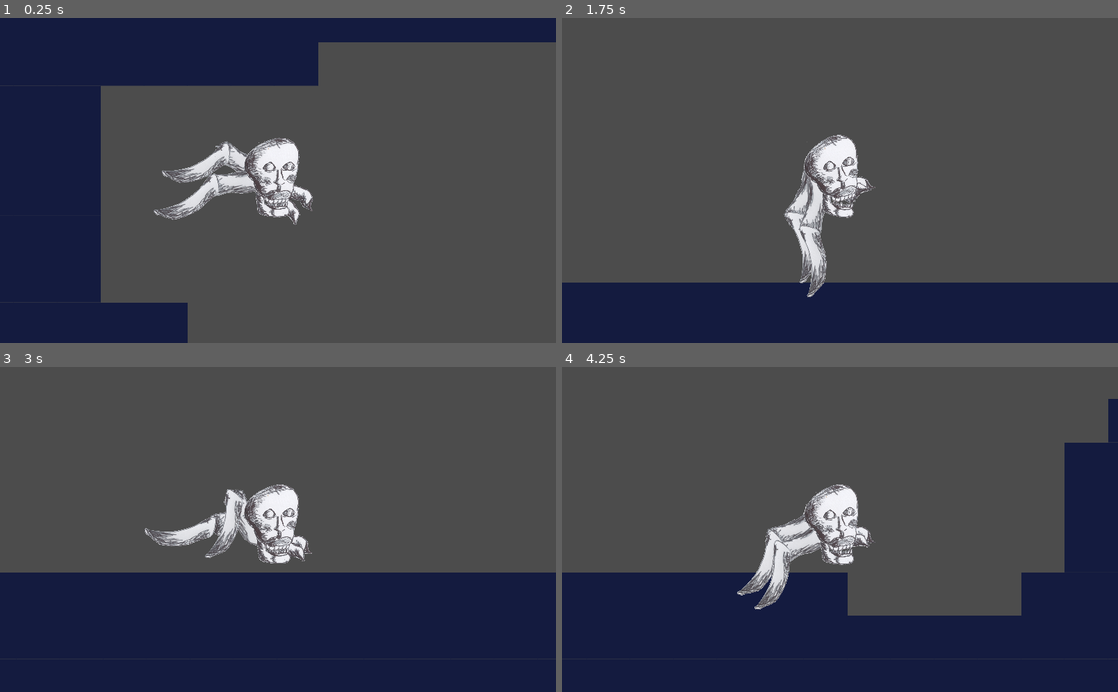
Above: before the commit, frames 1-4 (two rows, left to right).
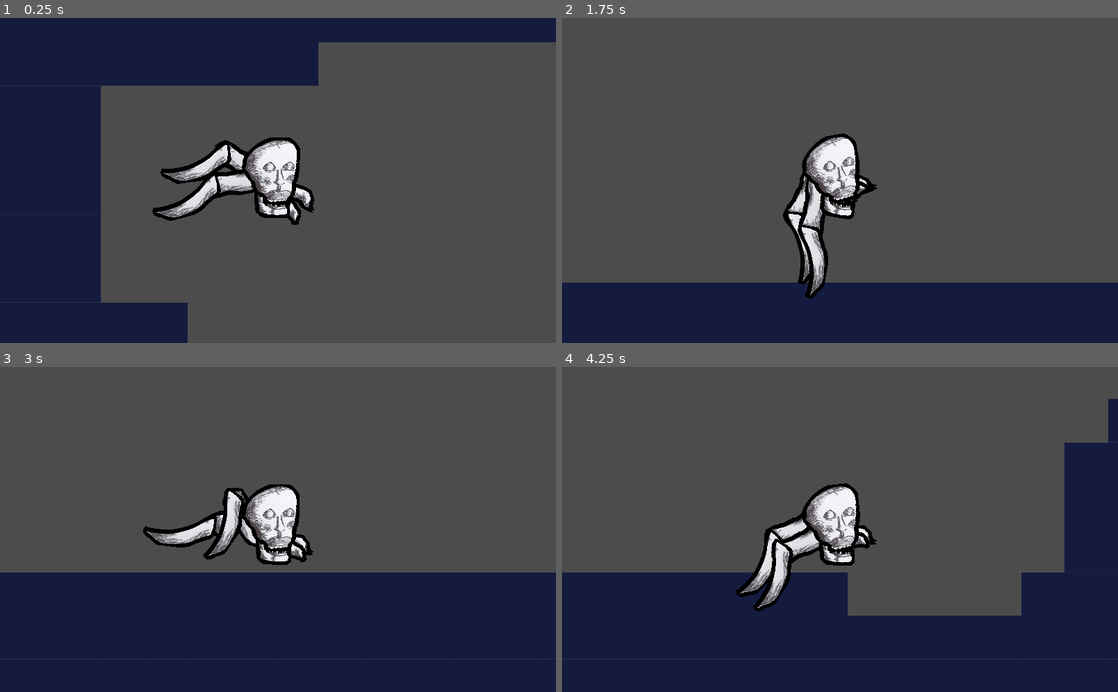
Above: after the commit, the same moments.

Repository: florianlamotte/godot-cardboard-creature
Game: Godot game, scene res://src/level/level.tscn
Two runs of this game, one before a commit and one after it. Both use one fixed random seed, a clock stepped at 60 frames per second and the inputs below.
Inputs:
- Up to frame 1 (0.25 s): no input
- Up to frame 2 (1.75 s): hold Right (ui_right) from 0.53 s (still down); tap Space (player_jump) at 0.77, 1.52 s
- Up to frame 3 (3 s): release Right (ui_right) at 2.03 s; hold Left (ui_left) 2.03-2.78 s; hold Right (ui_right) from 2.78 s (still down)
- Up to frame 4 (4.25 s): keep holding Right (ui_right); tap Space (player_jump) at 3.02, 3.77 s

The runs differ from the first frame. In frame 1, 1.6% of the frame differs, in the area x 27-57%, y 36-64%; in frame 2, 1.5%; in frame 3, 1.5%; in frame 4, 1.5%.

Commit message:
Added shader to hero

Diff:
--- a/src/character/hero/Hero.tscn
+++ b/src/character/hero/Hero.tscn
@@ -1,13 +1,14 @@
-[gd_scene load_steps=17 format=2]
+[gd_scene load_steps=18 format=2]
 
 [ext_resource path="res://assets/our-hero.png" type="Texture" id=1]
 [ext_resource path="res://src/character/hero/Hero.gd" type="Script" id=2]
 [ext_resource path="res://assets/termites_and_ants.wav" type="AudioStream" id=3]
-
-[sub_resource type="RectangleShape2D" id=1]
+[ext_resource path="res://src/shader/shaderhero.tres" type="Material" id=4]
+
+[sub_resource type="RectangleShape2D" id=2]
 extents = Vector2( 400, 395.553 )
 
-[sub_resource type="Animation" id=2]
+[sub_resource type="Animation" id=3]
 length = 0.4
 loop = true
 step = 0.2
@@ -706,36 +707,36 @@
 "times": PoolRealArray( 0 )
 }
 
-[sub_resource type="AnimationNodeAnimation" id=5]
+[sub_resource type="AnimationNodeAnimation" id=6]
 animation = "idle"
 
-[sub_resource type="AnimationNodeAnimation" id=6]
+[sub_resource type="AnimationNodeAnimation" id=7]
 animation = "jump"
 
-[sub_resource type="AnimationNodeAnimation" id=7]
+[sub_resource type="AnimationNodeAnimation" id=8]
 animation = "run"
 
-[sub_resource type="AnimationNodeStateMachineTransition" id=8]
-
 [sub_resource type="AnimationNodeStateMachineTransition" id=9]
 
 [sub_resource type="AnimationNodeStateMachineTransition" id=10]
 
 [sub_resource type="AnimationNodeStateMachineTransition" id=11]
+
+[sub_resource type="AnimationNodeStateMachineTransition" id=12]
 switch_mode = 2
 auto_advance = true
 
-[sub_resource type="AnimationNodeStateMachine" id=12]
-states/idle/node = SubResource( 5 )
+[sub_resource type="AnimationNodeStateMachine" id=13]
+states/idle/node = SubResource( 6 )
 states/idle/position = Vector2( 276, 124 )
-states/jump/node = SubResource( 6 )
+states/jump/node = SubResource( 7 )
 states/jump/position = Vector2( 478, 181 )
-states/run/node = SubResource( 7 )
+states/run/node = SubResource( 8 )
 states/run/position = Vector2( 478, 65 )
-transitions = [ "idle", "run", SubResource( 8 ), "run", "idle", SubResource( 9 ), "idle", "jump", SubResource( 10 ), "jump", "idle", SubResource( 11 ) ]
+transitions = [ "idle", "run", SubResource( 9 ), "run", "idle", SubResource( 10 ), "idle", "jump", SubResource( 11 ), "jump", "idle", SubResource( 12 ) ]
 start_node = "idle"
 
-[sub_resource type="AnimationNodeStateMachinePlayback" id=13]
+[sub_resource type="AnimationNodeStateMachinePlayback" id=14]
 
 [node name="Hero" type="KinematicBody2D"]
 position = Vector2( 7.62939e-06, 4.76837e-07 )
@@ -744,73 +745,81 @@
 
 [node name="CollisionShape2D" type="CollisionShape2D" parent="."]
 position = Vector2( -4.57764e-05, -2.38419e-06 )
-shape = SubResource( 1 )
+shape = SubResource( 2 )
 
 [node name="AnimationPlayer" type="AnimationPlayer" parent="."]
-anims/idle = SubResource( 2 )
-anims/jump = SubResource( 3 )
-anims/run = SubResource( 4 )
+anims/idle = SubResource( 3 )
+anims/jump = SubResource( 4 )
+anims/run = SubResource( 5 )
 
 [node name="AnimationTree" type="AnimationTree" parent="."]
-tree_root = SubResource( 12 )
+tree_root = SubResource( 13 )
 anim_player = NodePath("../AnimationPlayer")
 active = true
-parameters/playback = SubResource( 13 )
+parameters/playback = SubResource( 14 )
 
 [node name="Pivot" type="Position2D" parent="."]
 position = Vector2( -65.9257, -89.8984 )
 
 [node name="LegBackLeft" type="Sprite" parent="Pivot"]
+material = ExtResource( 4 )
 position = Vector2( -253.014, -65.9255 )
-rotation = 0.452502
+rotation = 0.474635
 texture = ExtResource( 1 )
 region_enabled = true
 region_rect = Rect2( 730, 730, 620, 250 )
 
 [node name="FootBackLeft" type="Sprite" parent="Pivot/LegBackLeft"]
-position = Vector2( -395.898, 190.525 )
-rotation = -0.572106
+material = ExtResource( 4 )
+position = Vector2( -388.227, 201.352 )
+rotation = -0.638507
 texture = ExtResource( 1 )
 region_enabled = true
 region_rect = Rect2( 40, 700, 660, 330 )
 
 [node name="LegBackRight" type="Sprite" parent="Pivot"]
+material = ExtResource( 4 )
 position = Vector2( -317.641, 104.881 )
-rotation = -0.190702
+rotation = -0.212836
 texture = ExtResource( 1 )
 region_enabled = true
 region_rect = Rect2( 730, 730, 620, 250 )
 
 [node name="FootBackRight" type="Sprite" parent="Pivot/LegBackRight"]
-position = Vector2( -480.563, 58.9975 )
-rotation = -0.0710974
+material = ExtResource( 4 )
+position = Vector2( -488.615, 52.7584 )
+rotation = -0.0489639
 texture = ExtResource( 1 )
 region_enabled = true
 region_rect = Rect2( 40, 700, 660, 330 )
 
 [node name="LegFrontRight" type="Sprite" parent="Pivot"]
-position = Vector2( 262.899, 253.566 )
-rotation = -0.28439
+material = ExtResource( 4 )
+position = Vector2( 258.755, 258.587 )
+rotation = -0.195855
 texture = ExtResource( 1 )
 region_enabled = true
 region_rect = Rect2( 1450, 290, 260, 320 )
 
 [node name="legFrontLeft" type="Sprite" parent="Pivot"]
+material = ExtResource( 4 )
 position = Vector2( 171.676, 371.58 )
-rotation = -0.0710974
+rotation = -0.0489639
 scale = Vector2( 1, 0.99531 )
 texture = ExtResource( 1 )
 region_enabled = true
 region_rect = Rect2( 1460, 10, 210, 270 )
 
 [node name="Skull" type="Sprite" parent="Pivot"]
-rotation = 0.028439
+material = ExtResource( 4 )
+rotation = 0.0195855
 z_index = 2
 texture = ExtResource( 1 )
 region_enabled = true
 region_rect = Rect2( 370, 20, 530, 620 )
 
 [node name="Jaw" type="Sprite" parent="Pivot/Skull"]
+material = ExtResource( 4 )
 position = Vector2( 21.3815, 295.778 )
 z_index = -1
 texture = ExtResource( 1 )
--- /dev/null
+++ b/src/shader/outline.shader
@@ -0,0 +1,30 @@
+shader_type canvas_item;
+
+uniform float outline_width = 2.0;
+uniform vec4 outline_color: hint_color;
+
+void fragment() {
+	vec4 col = texture(TEXTURE, UV);
+	vec2 ps = TEXTURE_PIXEL_SIZE;
+	float a;
+	float maxa = col.a;
+	float mina = col.a;
+
+	a = texture(TEXTURE, UV + vec2(0.0, -outline_width) * ps).a;
+	maxa = max(a, maxa);
+	mina = min(a, mina);
+
+	a = texture(TEXTURE, UV + vec2(0.0, outline_width) * ps).a;
+	maxa = max(a, maxa);
+	mina = min(a, mina);
+
+	a = texture(TEXTURE, UV + vec2(-outline_width, 0.0) * ps).a;
+	maxa = max(a, maxa);
+	mina = min(a, mina);
+
+	a = texture(TEXTURE, UV + vec2(outline_width, 0.0) * ps).a;
+	maxa = max(a, maxa);
+	mina = min(a, mina);
+
+	COLOR = mix(col, outline_color, maxa - mina);
+}
--- /dev/null
+++ b/src/shader/shaderhero.tres
@@ -0,0 +1,8 @@
+[gd_resource type="ShaderMaterial" load_steps=2 format=2]
+
+[ext_resource path="res://src/shader/outline.shader" type="Shader" id=1]
+
+[resource]
+shader = ExtResource( 1 )
+shader_param/outline_width = 20.0
+shader_param/outline_color = Color( 0, 0, 0, 1 )
Not shown: 2 places in src/character/hero/Hero.tscn that only renumber resources
